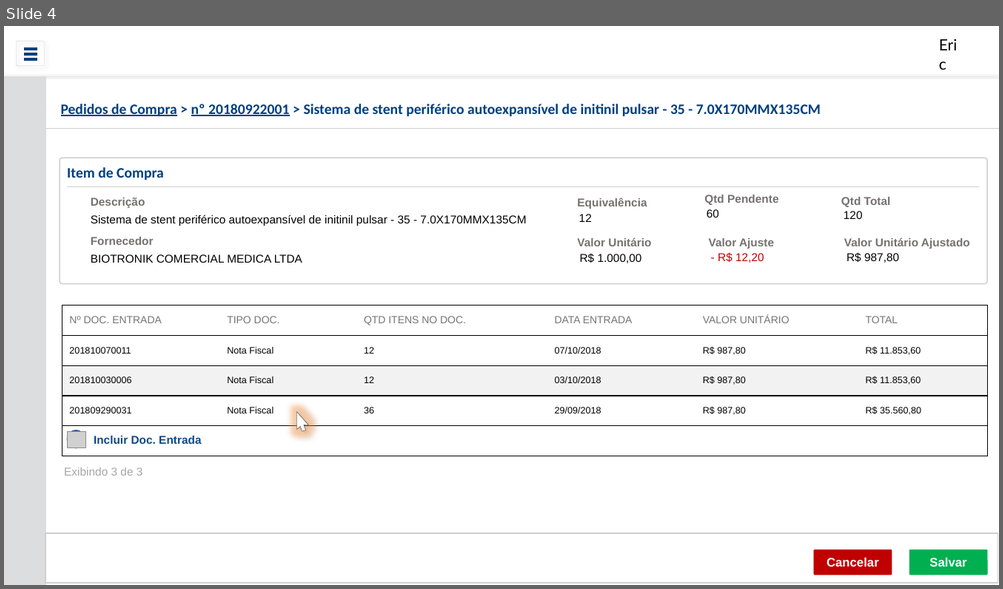
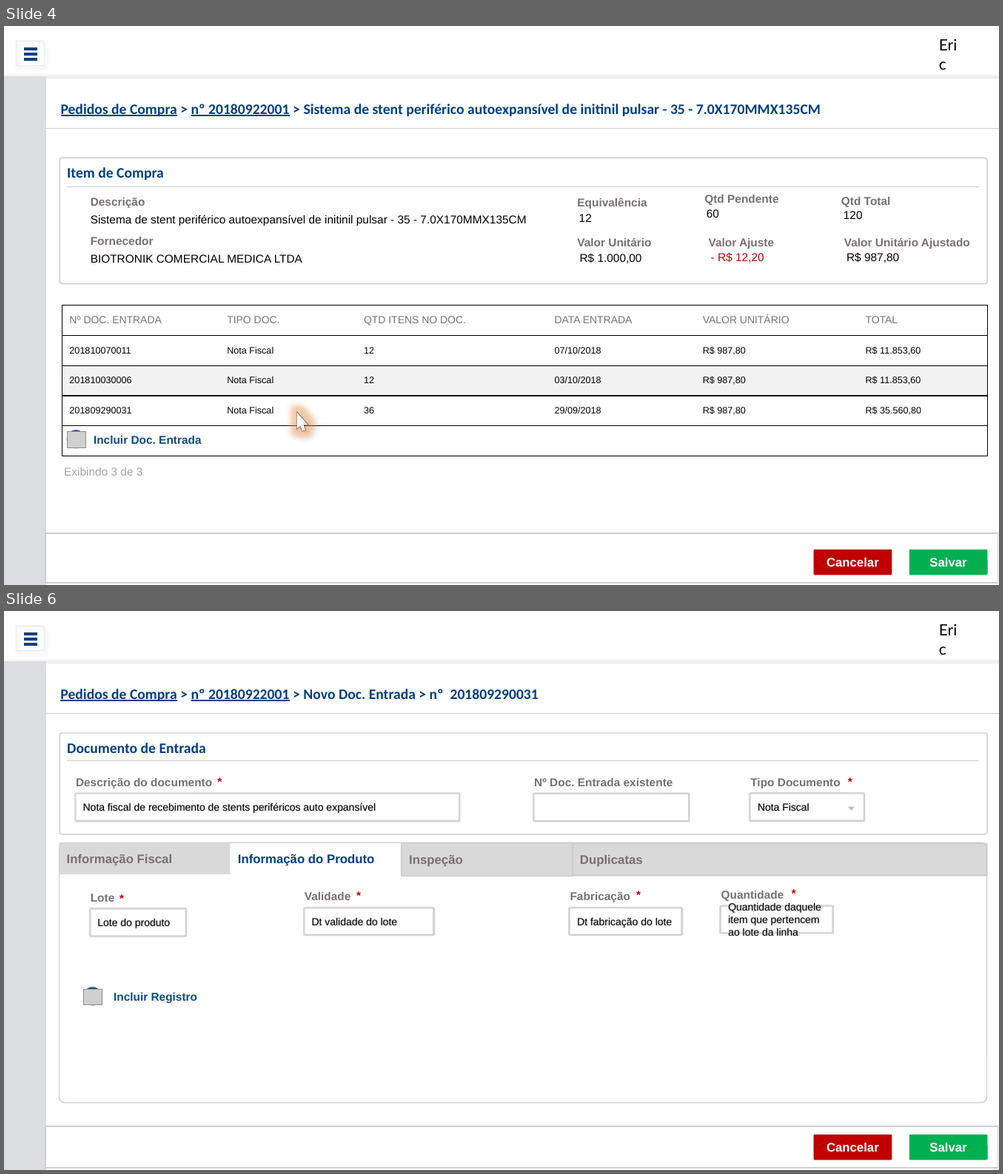
Before and after one commit to ericfgsilva/biograma, a slide deck: prototipo/PedidoDeCompra.pptx. Shown one above the other, each under a label of ours: slide 4 before the commit, slides 4 and 6 after it; the slides between them are not shown. The pictures are 1003x589 and 1003x1174 pixels, drawn with LibreOffice and Linux fonts; fonts in the diff are those of the drawing; grey boxes stand for pictures; background and template pictures are left out. Boxes give left, top, right and bottom in pixels: in the first picture for what was removed or moved away, otherwise in the second. Text is boxed around its words. In the diff, an @@ line names an element or a change of style, - is before the commit and + after.

Commit message:
Inclusão de docu de entrada e validação com Marcoss

```diff
--- a/prototipo/PedidoDeCompra.pptx
+++ b/prototipo/PedidoDeCompra.pptx
@@ slide 6 added at <box>4,611,999,1170</box>, background #FFFFFF; not listed: 7 template elements that a slide beside it also shows @@
@@ text added at <box>60,689,538,701</box>, 14 pt, text #003F7F, bold @@
+Pedidos de Compra > nº 20180922001 > Novo Doc. Entrada > nº 201809290031
@@ line added from (45, 713) to (999, 713), #D0CECE 0.5 pt @@
@@ rounded rectangle added at <box>60,733,987,834</box>, outline #D0CECE 1 pt @@
@@ text added at <box>67,743,206,753</box>, 14 pt, text #003F7F, bold @@
+Documento de Entrada
@@ line added from (68, 761) to (979, 761), #D0CECE 0.5 pt @@
@@ text added at <box>76,778,212,789</box>, 11 pt, text #767171, bold @@
+Descrição do documento
@@ text added at <box>210,773,229,791</box>, 11 pt, text #C00000, bold @@
+*
@@ text added at <box>534,778,673,786</box>, 11 pt, text #767171, bold @@
+Nº Doc. Entrada existente
@@ group added at <box>750,773,865,820</box>: 2 texts, 1 rounded rectangle, 1 triangle @@
+Nota Fiscal
+Tipo Documento
+*
@@ rounded rectangle added at <box>76,794,459,820</box>, outline #D4D4D4 1 pt, 10 pt, text #000000 @@
+Nota fiscal de recebimento de stents periféricos auto expansível
@@ rounded rectangle added at <box>534,794,688,820</box>, outline #D4D4D4 1 pt @@
@@ rounded rectangle added at <box>401,843,572,876</box>, fill #D9D9D9, outline #D0CECE 1.5 pt, 12 pt, text #767171, bold @@
+Inspeção
@@ group added at <box>60,843,987,1103</box>: 3 rounded rectangles, 1 text @@
+Informação Fiscal
+Informação do Produto
+Duplicatas
@@ text added at <box>91,894,115,902</box>, 11 pt, text #767171, bold @@
+Lote
@@ text added at <box>112,890,131,908</box>, 11 pt, text #C00000, bold @@
+*
@@ text added at <box>304,892,351,900</box>, 11 pt, text #767171, bold @@
+Validade
@@ text added at <box>349,887,368,905</box>, 11 pt, text #C00000, bold @@
+*
@@ text added at <box>570,892,630,903</box>, 11 pt, text #767171, bold @@
+Fabricação
@@ text added at <box>629,887,648,905</box>, 11 pt, text #C00000, bold @@
+*
@@ text added at <box>721,891,784,901</box>, 11 pt, text #767171, bold @@
+Quantidade
@@ text added at <box>785,885,804,903</box>, 11 pt, text #C00000, bold @@
+*
@@ rounded rectangle added at <box>90,908,185,936</box>, outline #D4D4D4 1 pt, 10 pt, text #000000 @@
+Lote do produto
@@ rounded rectangle added at <box>304,908,433,935</box>, outline #D4D4D4 1 pt, 10 pt, text #000000 @@
+Dt validade do lote
@@ rounded rectangle added at <box>569,908,681,935</box>, outline #D4D4D4 1 pt, 10 pt, text #000000 @@
+Dt fabricação do lote
@@ rounded rectangle added at <box>720,906,832,934</box>, outline #D4D4D4 1 pt, 10 pt, text #000000 @@
+Quantidade daquele item que pertencem ao lote da linha
@@ ellipse added at <box>84,988,101,1005</box>, fill #0D4A87, outline #325491 1 pt @@
@@ picture added at <box>84,989,102,1005</box> @@
@@ text added at <box>114,993,198,1004</box>, 11 pt, text #0D4A87, bold @@
+Incluir Registro
@@ rounded rectangle added at <box>45,1128,998,1169</box>, outline #D0CECE 1 pt @@
@@ rounded rectangle added at <box>814,1136,891,1160</box>, fill #C00000, outline #C00000 0.5 pt, 12 pt, text #FFFFFF, bold @@
+Cancelar
@@ rounded rectangle added at <box>909,1136,987,1160</box>, fill #00B050, outline #00B050 0.5 pt, 12 pt, text #FFFFFF, bold @@
+Salvar
```
Also in this commit, not shown: 4 slides changed, 1 other slide added, 1 other file.
